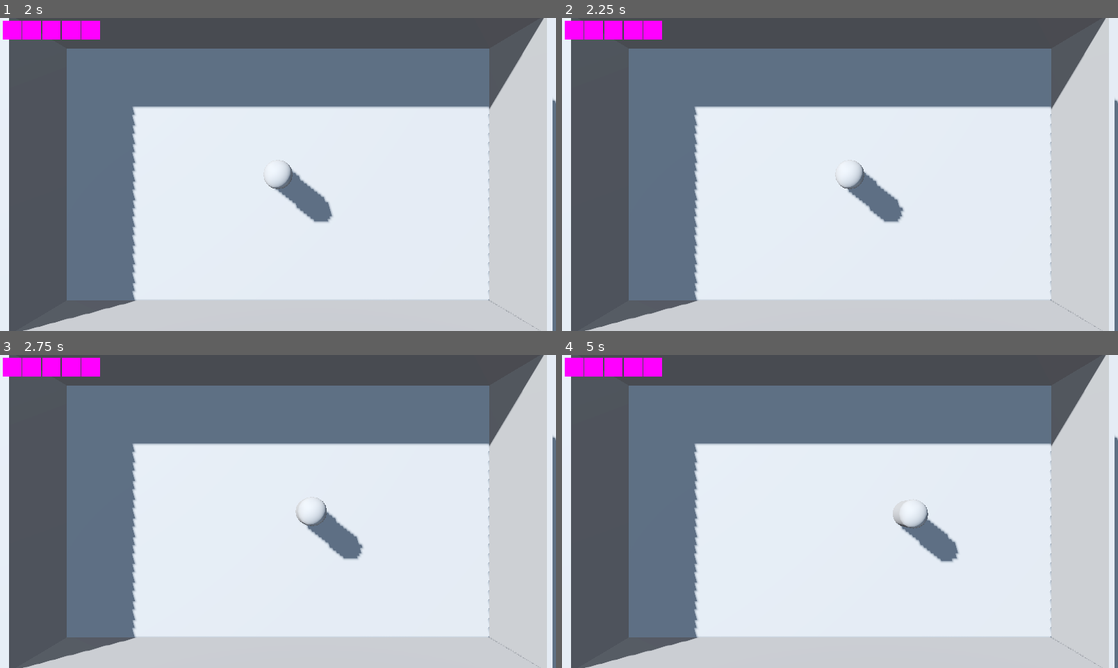
Above: before the commit, frames 1-4 (two rows, left to right).
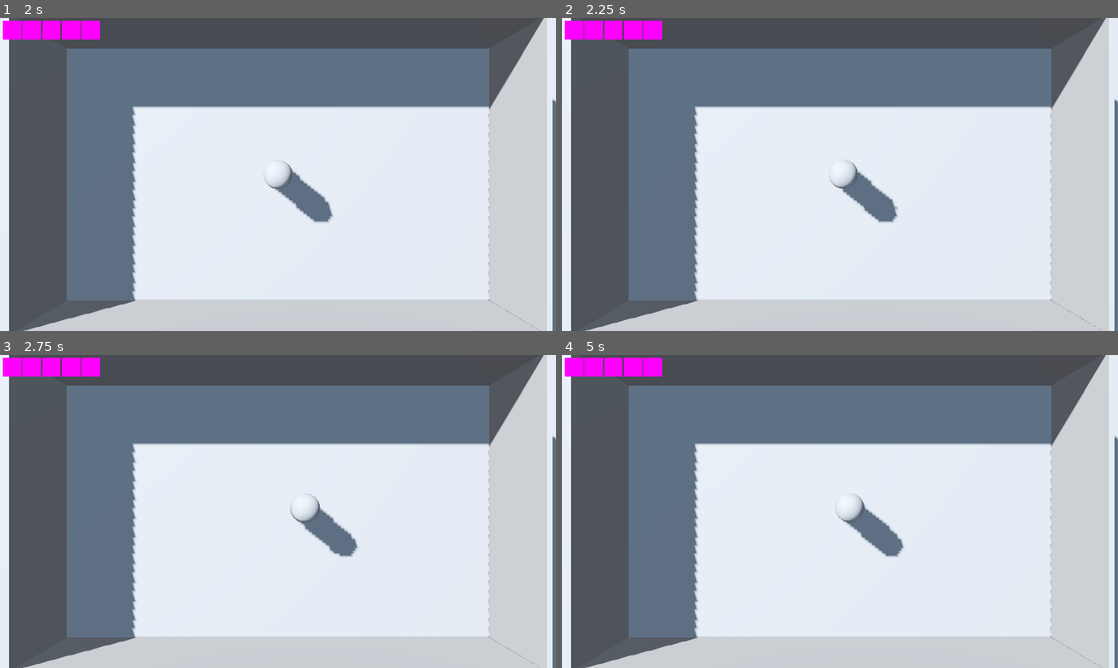
Above: after the commit, the same moments.

Repository: takanazwa5/HelloGameJam2024
Game: Godot game, scene res://features/main_menu/main_menu.tscn
The game is run twice, just before and just after one commit, with the same random seed, the same clock (stepped at 60 frames per second) and the same inputs.
Inputs (mouse positions are in pixels of both pictures, inside the frame that each line leads up to):
- Up to frame 1 (2 s): click "Start Game" at 0.5 s; click (11, 30) at 1.27 s
- Up to frame 2 (2.25 s): tap Enter at 2 s; move the mouse to (962, 158) at 2.02 s; hold D (walk_right) from 2.03 s (still down); tap Tab (TAB) at 2.1 s; click (962, 158) at 2.17 s
- Up to frame 3 (2.75 s): keep holding D (walk_right)
- Up to frame 4 (5 s): move the mouse to (728, 527) at 2.77 s; release D (walk_right) at 2.78 s; hold S (walk_down) 2.78-3.53 s; tap Backspace at 2.85, 4.35 s; click (728, 527) at 2.92 s; move the mouse to (895, 442) at 3.52 s; hold D (walk_right) 3.53-4.28 s; tap Tab (TAB) at 3.6 s; click (895, 442) at 3.67 s; move the mouse to (812, 574) at 4.27 s; hold W (walk_up) from 4.28 s (still down); click (812, 574) at 4.42 s

Frame 1 is identical in both runs. In frame 2, 0.5% of the frame differs, in the area x 48-62%, y 45-66%; in frame 3, 0.5%; in frame 4, 1.8%, in the area x 49-72%, y 44-67%.

Commit message:
Update player movement logic

Diff:
--- a/autoloads/signal_bus.gd
+++ b/autoloads/signal_bus.gd
@@ -1 +1,4 @@
 extends Node
+
+@warning_ignore("unused_signal")
+signal ground_click(pos: Vector3)
--- a/features/player/player.gd
+++ b/features/player/player.gd
@@ -6,7 +6,13 @@
 const DECELERATION : float = 0.25
 
 
+var input_dir : Vector2 = Vector2.ZERO
 var speed : float = SPEED
+var click_pos : Vector2 = Vector2.ZERO
+
+
+func _ready() -> void:
+	SignalBus.ground_click.connect(goto)
 
 
 func _physics_process(delta: float) -> void:
@@ -21,12 +27,21 @@
 
 
 func update_input(_delta: float) -> void:
-	var input_dir : Vector2 = Input.get_vector("walk_up", "walk_down", "walk_right", "walk_left")
+	#input_dir = Input.get_vector("walk_up", "walk_down", "walk_right", "walk_left").normalized()
 
 	if input_dir:
 		velocity.x = lerpf(velocity.x, input_dir.x * speed, ACCELERATION)
 		velocity.z = lerpf(velocity.z, input_dir.y * speed, ACCELERATION)
+		if Vector2(global_position.x, global_position.z) == click_pos:
+			input_dir = Vector2.ZERO
 
 	else:
 		velocity.x = move_toward(velocity.x, 0, DECELERATION)
 		velocity.z = move_toward(velocity.z, 0, DECELERATION)
+
+
+func goto(pos: Vector3) -> void:
+	click_pos = Vector2(pos.x, pos.z)
+	var direction : Vector2 = Vector2(pos.x, pos.z) - Vector2(global_position.x, global_position.z)
+	direction = direction.normalized()
+	input_dir = direction
--- /dev/null
+++ b/scenes/environment.gd
@@ -0,0 +1,15 @@
+class_name Enviro extends Node3D
+
+
+func _ready() -> void:
+	%Ground.input_event.connect(on_ground_input_event)
+
+
+func on_ground_input_event(_camera: Node, event: InputEvent, \
+event_position: Vector3, _normal: Vector3, _shape_idx: int) -> void:
+
+	if event is InputEventMouseButton \
+	and event.button_index == MOUSE_BUTTON_LEFT \
+	and event.pressed:
+
+		SignalBus.ground_click.emit(event_position)
--- a/scenes/environment.tscn
+++ b/scenes/environment.tscn
@@ -1,4 +1,6 @@
-[gd_scene load_steps=6 format=3 uid="uid://wuaq2nrc6uhr"]
+[gd_scene load_steps=7 format=3 uid="uid://wuaq2nrc6uhr"]
+
+[ext_resource type="Script" path="res://scenes/environment.gd" id="1_cw8vh"]
 
 [sub_resource type="ProceduralSkyMaterial" id="ProceduralSkyMaterial_jx0ng"]
 
@@ -20,6 +22,7 @@
 [sub_resource type="WorldBoundaryShape3D" id="WorldBoundaryShape3D_eybi7"]
 
 [node name="Environment" type="Node3D"]
+script = ExtResource("1_cw8vh")
 
 [node name="WorldEnvironment" type="WorldEnvironment" parent="."]
 environment = SubResource("Environment_r7bqp")
@@ -29,6 +32,7 @@
 shadow_enabled = true
 
 [node name="Ground" type="StaticBody3D" parent="."]
+unique_name_in_owner = true
 
 [node name="MeshInstance3D" type="MeshInstance3D" parent="Ground"]
 mesh = SubResource("PlaneMesh_4h361")
